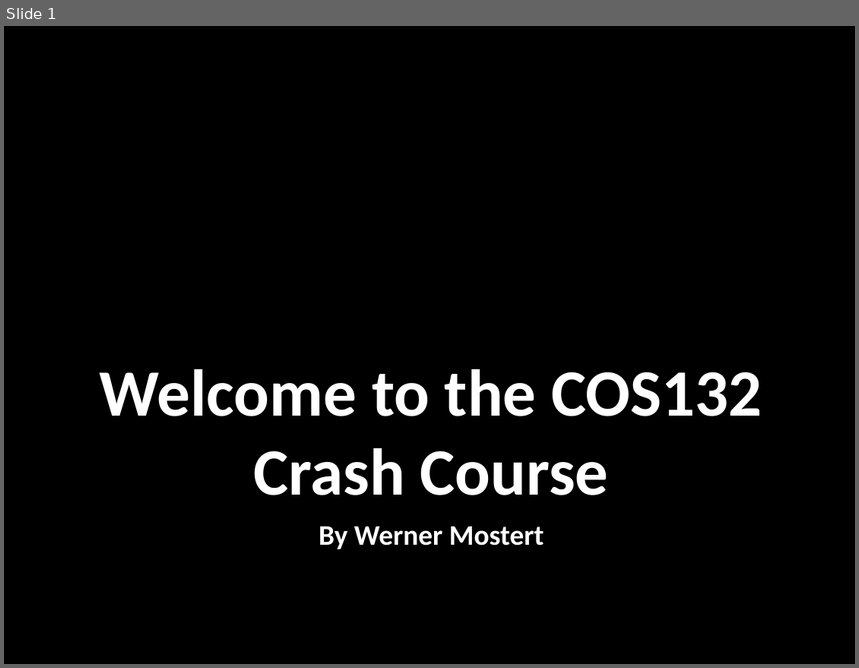
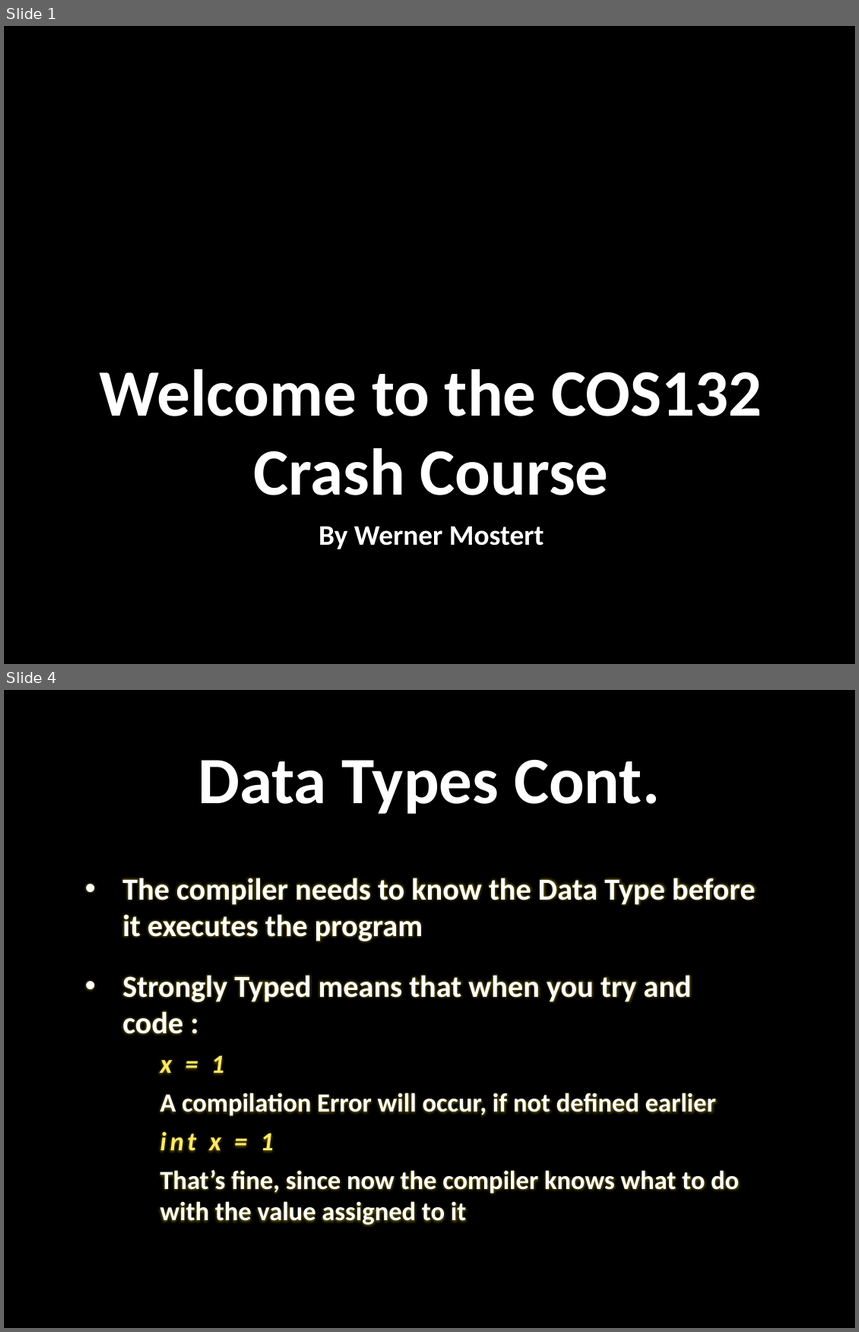
Before and after one commit to WMostert1/COS132-Crash-Course, a slide deck: Crash Course Slides.pptx. Shown one above the other, each under a label of ours: slide 1 before the commit, slides 1 and 4 after it; the slides between them are not shown. The pictures are 859x668 and 859x1332 pixels, drawn with LibreOffice and Linux fonts; fonts in the diff are those of the drawing; background and template pictures are left out. Boxes give left, top, right and bottom in pixels: in the first picture for what was removed or moved away, otherwise in the second. Text is boxed around its words. In the diff, an @@ line names an element or a change of style, - is before the commit and + after.

```diff
--- a/Crash Course Slides.pptx
+++ b/Crash Course Slides.pptx
@@ slide 4 added at (x1=4, y1=690, x2=855, y2=1328), background picture (left out) @@
@@ title added at (x1=198, y1=760, x2=660, y2=814), 56 pt, text #FFFFFF, bold @@
+Data Types Cont.
@@ text added at (x1=123, y1=878, x2=756, y2=1227), 22.2 pt, text #FFFFFF, bold @@
+• The compiler needs to know the Data Type before it executes the program
+• Strongly Typed means that when you try and code :
+    x = 1
+    A compilation Error will occur, if not defined earlier
+    int x = 1
+    That’s fine, since now the compiler knows what to do with the value assigned to it
```
Also in this commit, not shown: 1 slide changed, 30 other slides added, 19 other files.
